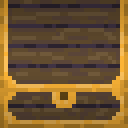
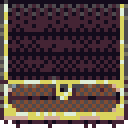
Before/after of a 128 × 128 layered artwork. What changed in the layer stack:
renamed "Layer 3" to "Layer 0 copy", moved it above "Layer 0", painted on it over <box>0,0,128,124</box>
removed layer "Layer 1" over <box>0,0,128,128</box>
renamed "Layer 2" to "Layer 0", opacity 25% → 100%, blend multiply → normal, painted on it over <box>0,0,128,128</box>
